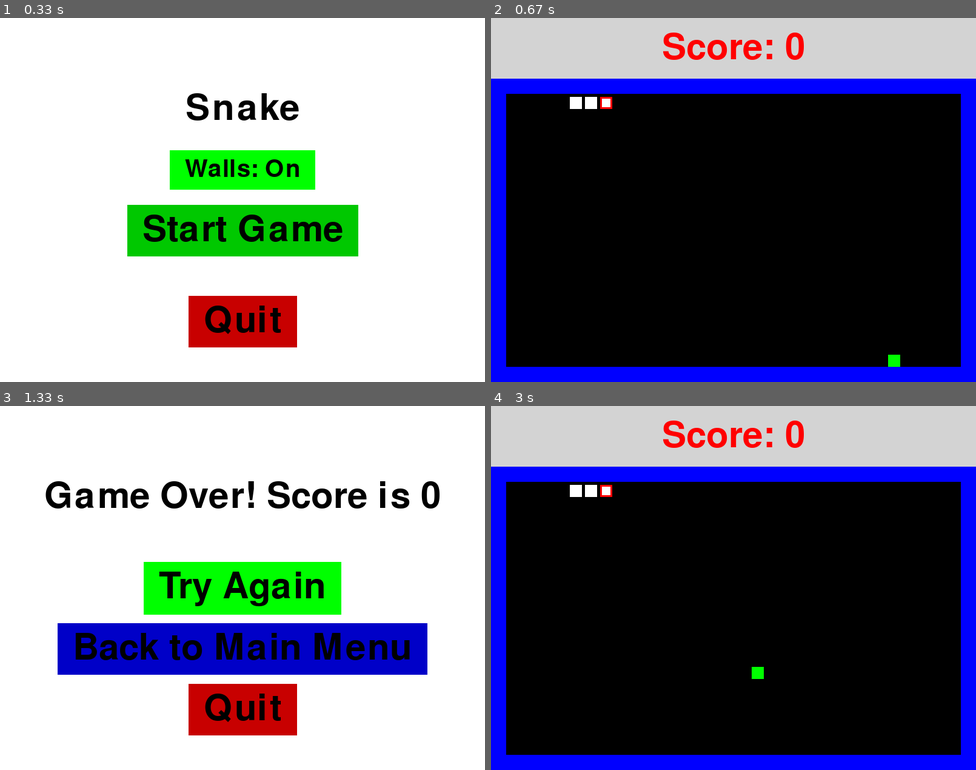
Above: before the commit, frames 1-4 (two rows, left to right).
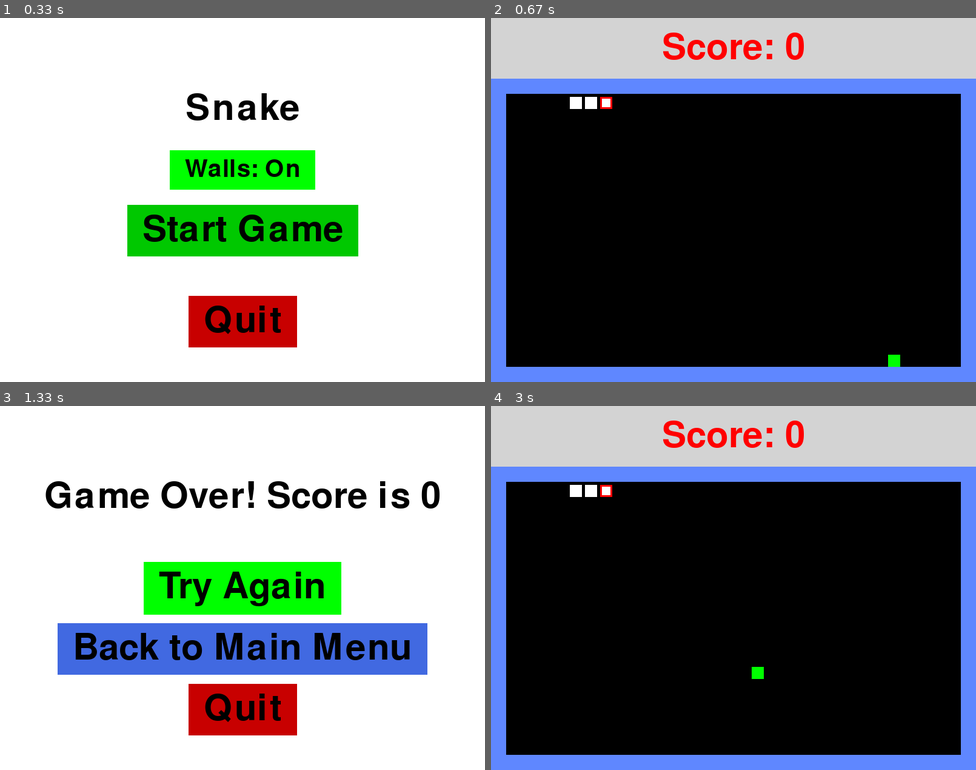
Above: after the commit, the same moments.

Repository: danlls/snake-pygame
Game: pygame game, started from main.py
The game is run twice, just before and just after one commit, with the same random seed, the same clock (stepped at 60 frames per second) and the same inputs.
Inputs (mouse positions are in pixels of both pictures, inside the frame that each line leads up to):
- Up to frame 1 (0.33 s): no input
- Up to frame 2 (0.67 s): click "Start Game" at 0.4 s
- Up to frame 3 (1.33 s): hold Up 0.67-1.13 s; move the mouse to (223, 602) at 0.7 s
- Up to frame 4 (3 s): click "Try Again" at 1.57 s; hold Up 1.83-2.2 s; move the mouse to (782, 668) at 1.87 s; click "Try Again" at 2.7 s; hold Up from 2.97 s (still down)

Frame 1 is identical in both runs. In frame 2, 13% of the frame differs, in the area x 0-100%, y 16-100%; in frame 3, 8.8%; in frame 4, 13%.

Commit message:
Add setup.py for py2exe

Diff:
--- a/main.py
+++ b/main.py
@@ -18,15 +18,14 @@
 # Color RGB values
 BLACK = (0, 0, 0)
 WHITE = (255, 255, 255)
-BLUE = (0, 0, 255)
+BLUE = (95, 135, 255)
 GREEN = (0, 255, 0)
 RED = (255, 0, 0)
 DARK_GREEN = (0, 200, 0)
-DARK_BLUE = (0, 0, 200)
+DARK_BLUE = (65, 105, 225)
 DARK_RED = (200, 0, 0)
 GREY = (211, 211, 211)
 
-SOUND_DIR = 'sound/'
 DEFAULT_FONT = 'freesansbold.ttf'
 
 
@@ -208,7 +207,7 @@
         pygame.display.set_caption('Snake')
         self.font = pygame.font.Font(DEFAULT_FONT, 60)
         self.small_font = pygame.font.Font(DEFAULT_FONT, 40)
-        self.eat_sound = pygame.mixer.Sound(SOUND_DIR + '8biteat.wav')
+        self.eat_sound = pygame.mixer.Sound('8biteat.wav')
 
         self.walls_toggle = True
         self.toggle_font = pygame.font.Font(DEFAULT_FONT, 40)
--- /dev/null
+++ b/setup.py
@@ -0,0 +1,12 @@
+from distutils.core import setup
+import py2exe, sys, os
+
+sys.argv.append('py2exe')
+
+setup(
+    snake = 'Snakeee',
+    data_files = [('', ['8biteat.wav', 'freesansbold.ttf'])],
+    options = {'py2exe': {'bundle_files': 2, 'compressed': True}},
+    windows = [{'script': "main.py"}],
+    zipfile = None,
+)
Not shown, added: 8biteat.wav
